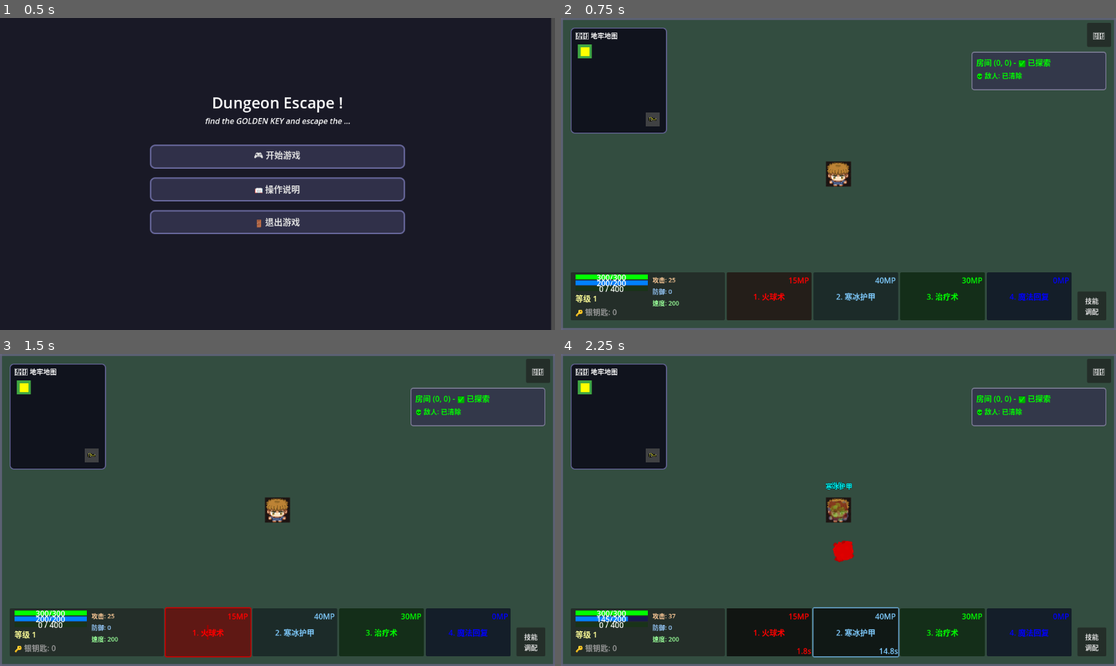
Above: before the commit, frames 1-4 (two rows, left to right).
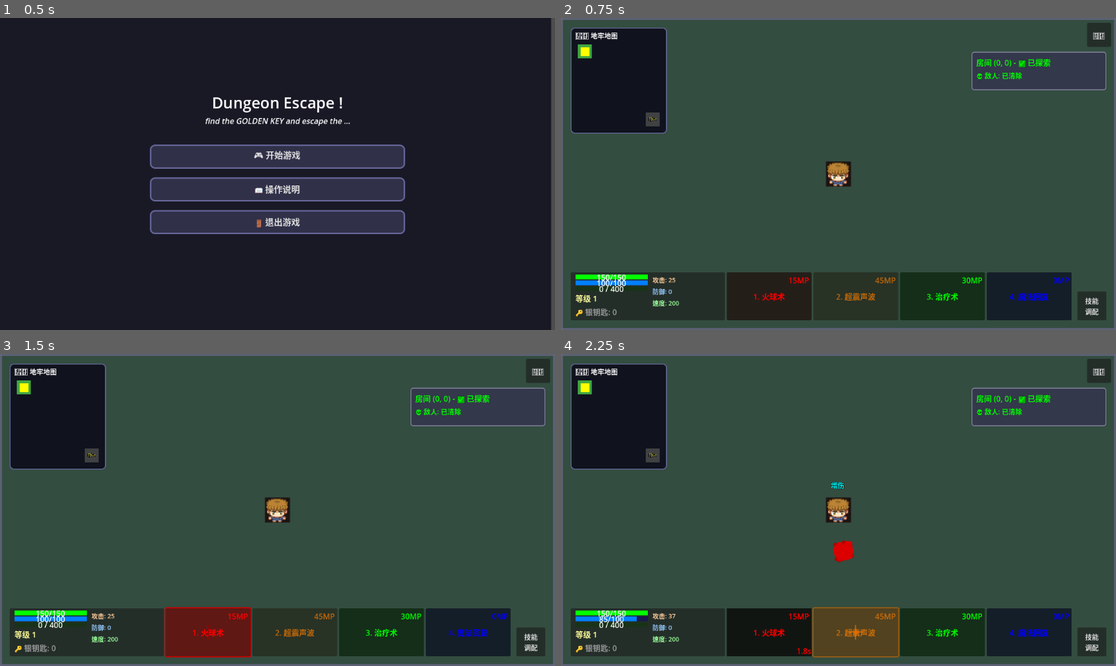
Above: after the commit, the same moments.

Repository: BXy213/Dungeon
Game: Godot game, scene res://Scenes/MainScene.tscn
The game is run twice, just before and just after one commit, with the same random seed, the same clock (stepped at 60 frames per second) and the same inputs.
Inputs:
- Up to frame 1 (0.5 s): no input
- Up to frame 2 (0.75 s): click "🎮 开始游戏" at 0.5 s
- Up to frame 3 (1.5 s): click "1. 火球术" at 1.25 s
- Up to frame 4 (2.25 s): click "2. 寒冰护甲" (after the commit: "2. 超震声波") at 2 s

Frame 1 is identical in both runs. In frame 2, 0.2% of the frame differs, in the area x 6-61%, y 82-91%; in frame 3, 0.2%; in frame 4, 3.0%, in the area x 6-61%, y 41-98%.

Commit message:
Update player and enemy attributes, enhance skill system: Modified initial skills for the player character, adjusted enemy attributes including health and speed, and refined skill cooldowns and effects for better gameplay balance. Implemented smart pathfinding for enemies to improve navigation and combat behavior.

Diff:
--- a/Scenes/Player.tscn
+++ b/Scenes/Player.tscn
@@ -21,7 +21,7 @@
 
 [node name="SkillManager" type="Node" parent="."]
 script = ExtResource("1_xhfnw")
-initial_skills = Array[String](["fireball", "frost_armor", "heal", "mana_restore"])
+initial_skills = Array[String](["fireball", "sonic_wave", "heal", "mana_restore"])
 
 [node name="Camera2D" type="Camera2D" parent="."]
 limit_left = -100
--- a/Scenes/SonicWaveSkill.tscn
+++ b/Scenes/SonicWaveSkill.tscn
@@ -3,8 +3,8 @@
 [ext_resource type="Script" uid="uid://uhv8vdyiwewf" path="res://scripts/SkillEffect.gd" id="1_kwv8v"]
 [ext_resource type="Texture2D" uid="uid://d1wsjkvkxu6jx" path="res://art/sonicwave.png" id="2_au5wt"]
 
-[sub_resource type="CircleShape2D" id="CircleShape2D_shockwave"]
-radius = 25.318
+[sub_resource type="RectangleShape2D" id="RectangleShape2D_sonicwave"]
+size = Vector2(54, 44)
 
 [node name="ShockwaveEffect" type="Area2D"]
 collision_layer = 8
@@ -12,7 +12,7 @@
 script = ExtResource("1_kwv8v")
 
 [node name="CollisionShape2D" type="CollisionShape2D" parent="."]
-shape = SubResource("CircleShape2D_shockwave")
+shape = SubResource("RectangleShape2D_sonicwave")
 
 [node name="Sprite2D" type="Sprite2D" parent="."]
 modulate = Color(0.3, 0.9, 0.9, 0.8)
--- a/scripts/EnemyCharacter.gd
+++ b/scripts/EnemyCharacter.gd
@@ -16,6 +16,12 @@
 # 敌人血条UI组件（通过代码创建，不使用@onready）
 var health_bar: Control = null
 var health_fill: ColorRect = null
+
+# 智能寻路配置
+var use_smart_pathfinding: bool = true  # 是否使用射线检测避障
+var avoidance_direction: Vector2 = Vector2.ZERO  # 当前避障方向
+var avoidance_timer: float = 0.0  # 避障方向保持时间
+var last_direction: Vector2 = Vector2.ZERO  # 上一帧的移动方向
 
 ## ========== 敌人信号 ==========
 
@@ -73,6 +79,102 @@
 func execute_chase_behavior() -> void:
 	"""执行追击行为（子类实现）"""
 	print("⚠️ execute_chase_behavior() 应该由子类实现")
+
+## ========== 智能寻路系统（射线检测避障） ==========
+
+func navigate_to_target(target_pos: Vector2) -> void:
+	"""智能移动到目标位置（使用射线检测避障，带平滑移动）"""
+	# 计算到目标的方向
+	var to_target = target_pos - global_position
+	var distance_to_target = to_target.length()
+	var direction = to_target.normalized()
+
+	# 减少避障计时器
+	if avoidance_timer > 0:
+		avoidance_timer -= get_physics_process_delta_time()
+
+	# 只在需要时重新计算避障方向（避免频繁切换）
+	if avoidance_timer <= 0:
+		# 使用射线检测检查是否有障碍物（提前检测，距离更远）
+		var detection_distance = min(distance_to_target, 150.0)  # 最多检测150像素
+		var detection_target = global_position + direction * detection_distance
+
+		var space_state = get_world_2d().direct_space_state
+		var query = PhysicsRayQueryParameters2D.create(global_position, detection_target)
+		query.collision_mask = 1  # 只检测障碍物层
+		query.exclude = [self]
+
+		var result = space_state.intersect_ray(query)
+
+		if result:
+			# 检测到障碍物，计算新的避障方向
+			var obstacle_pos = result.position
+			var to_obstacle = obstacle_pos - global_position
+
+			# 只有在障碍物比较近时才避障（距离小于80像素）
+			if to_obstacle.length() < 80.0:
+				# 计算绕路方向（左右两侧）
+				var perpendicular_left = Vector2(-direction.y, direction.x)
+				var perpendicular_right = Vector2(direction.y, -direction.x)
+
+				# 检测左右两侧哪边更通畅
+				var left_ray = PhysicsRayQueryParameters2D.create(
+					global_position,
+					global_position + perpendicular_left * 80
+				)
+				left_ray.collision_mask = 1
+				left_ray.exclude = [self]
+
+				var right_ray = PhysicsRayQueryParameters2D.create(
+					global_position,
+					global_position + perpendicular_right * 80
+				)
+				right_ray.collision_mask = 1
+				right_ray.exclude = [self]
+
+				var left_result = space_state.intersect_ray(left_ray)
+				var right_result = space_state.intersect_ray(right_ray)
+
+				# 选择更通畅的一侧
+				if not left_result and not right_result:
+					# 两侧都通畅，选择更靠近目标的一侧
+					var left_to_target = (target_pos - (global_position + perpendicular_left * 40)).length()
+					var right_to_target = (target_pos - (global_position + perpendicular_right * 40)).length()
+					avoidance_direction = perpendicular_left if left_to_target < right_to_target else perpendicular_right
+				elif not left_result:
+					avoidance_direction = perpendicular_left
+				elif not right_result:
+					avoidance_direction = perpendicular_right
+				else:
+					# 两侧都有障碍，向远离障碍的方向移动
+					avoidance_direction = (global_position - obstacle_pos).normalized()
+
+				# 设置避障计时器，在一段时间内保持这个方向（减少抖动）
+				avoidance_timer = 0.3  # 保持0.3秒
+			else:
+				# 障碍物还比较远，不需要避障
+				avoidance_direction = Vector2.ZERO
+				avoidance_timer = 0.1
+		else:
+			# 没有障碍物，重置避障方向
+			avoidance_direction = Vector2.ZERO
+			avoidance_timer = 0.1
+
+	# 计算最终方向
+	var final_direction = direction
+	if avoidance_direction != Vector2.ZERO:
+		# 混合避障方向和目标方向
+		final_direction = (avoidance_direction * 0.6 + direction * 0.4).normalized()
+
+	# 与上一帧方向插值，使移动更平滑
+	if last_direction != Vector2.ZERO:
+		final_direction = last_direction.lerp(final_direction, 0.3)  # 30%的插值，使转向更平滑
+
+	# 记录当前方向
+	last_direction = final_direction.normalized()
+
+	# 设置速度
+	velocity = final_direction * current_speed
 
 ## ========== 敌人通用移动系统 ==========
 
--- a/scripts/PlayerCharacter.gd
+++ b/scripts/PlayerCharacter.gd
@@ -34,10 +34,10 @@
 	is_controllable = true
 
 	# 玩家属性
-	max_health = 300
-	health = 300
-	max_mana = 200
-	mana = 200
+	max_health = 150
+	health = max_health
+	max_mana = 100
+	mana = max_mana
 	base_speed = 200.0
 	base_attack_damage = 25
 	attack_range = 400.0
@@ -247,7 +247,7 @@
 
 func get_required_experience_for_level(target_level: int) -> int:
 	"""获取升级所需经验值"""
-	return target_level * target_level * 100  # 简单的经验公式
+	return target_level * 200  # 简单的经验公式
 
 ## ========== 银钥匙管理 ==========
 
--- a/scripts/Room.gd
+++ b/scripts/Room.gd
@@ -148,8 +148,8 @@
 
 		# 计算障碍物的世界坐标（格子中心）
 		var world_pos = Vector2(
-			margin + grid_pos.x * grid_size + grid_size / 2,
-			margin + grid_pos.y * grid_size + grid_size / 2
+			margin + grid_pos.x * grid_size + grid_size / 2.0,
+			margin + grid_pos.y * grid_size + grid_size / 2.0
 		)
 
 		# 目前统一生成rock类型（保留类型系统以便将来扩展）
--- a/scripts/enemies/BomberEnemy.gd
+++ b/scripts/enemies/BomberEnemy.gd
@@ -6,13 +6,13 @@
 ## ========== 自爆兵特有属性 ==========
 
 # 爆炸相关
-var explosion_radius: float = 200.0  # 爆炸范围
+var explosion_radius: float = 100.0  # 爆炸范围
 var explosion_damage_multiplier: float = 2.0  # 爆炸伤害倍率（基于攻击力）
 var chase_speed_boost: float = 1.3  # 追击时速度提升
 
 # AI相关
 var current_target: Node = null
-var detection_range: float = 500.0
+var detection_range: float = 400.0
 var detonate_range: float = 80.0  # 引爆距离
 
 ## ========== 静态创建方法 ==========
@@ -33,7 +33,7 @@
 	character_name = "自爆兵"
 	max_health = 60  # 血量较低
 	health = max_health  # ✅ 修复：初始血量应等于最大血量
-	base_speed = 60.0  # 移速较快
+	base_speed = 55.0
 	base_attack_damage = 15  # 爆炸伤害会更高
 	attack_range = 80.0  # 近身引爆
 	attack_cooldown = 999.0  # 不使用普通攻击
@@ -237,8 +237,9 @@
 func execute_chase_behavior() -> void:
 	"""快速冲向目标"""
 	if current_target:
-		var direction = (current_target.global_position - global_position).normalized()
-		velocity = direction * current_speed * chase_speed_boost
+		# 使用智能寻路（带速度加成）
+		navigate_to_target(current_target.global_position)
+		velocity = velocity * chase_speed_boost  # 应用追击速度加成
 		move_and_slide()
 
 ## ========== 辅助方法 ==========
--- a/scripts/enemies/BossEnemy.gd
+++ b/scripts/enemies/BossEnemy.gd
@@ -31,7 +31,7 @@
 
 	# 设置BOSS属性
 	character_name = "BOSS"
-	max_health = 400
+	max_health = 500
 	health = max_health
 	base_speed = 50.0  # 移动较慢
 	base_attack_damage = 25
@@ -159,6 +159,9 @@
 			# 太远 - 慢慢接近
 			approach_target_slowly()
 
+		# 应用移动
+		move_and_slide()
+
 ## ========== 移动方法 ==========
 
 func approach_target_slowly() -> void:
@@ -276,37 +279,54 @@
 
 	print("👑 开始召唤小兵，当前房间: ", current_room.room_id)
 
-	# 召唤近战小兵
-	var melee_spawn_pos = current_room.get_valid_spawn_position(spawn_area)
-	var melee_soldier = current_room.create_enemy_by_type("melee_soldier")
-
-	if melee_soldier:
-		melee_soldier.position = melee_spawn_pos
-		current_room.enemies_container.add_child(melee_soldier)
+	# 召唤1个精英战士
+	var elite_spawn_pos = current_room.get_valid_spawn_position(spawn_area)
+	var elite_soldier = current_room.create_enemy_by_type("elite_soldier")
+
+	if elite_soldier:
+		elite_soldier.position = elite_spawn_pos
+		current_room.enemies_container.add_child(elite_soldier)
 		await get_tree().process_frame
 
-		current_room.enemies.append(melee_soldier)
-		melee_soldier.character_died.connect(current_room._on_enemy_character_died)
+		current_room.enemies.append(elite_soldier)
+		elite_soldier.character_died.connect(current_room._on_enemy_character_died)
 		current_room.alive_enemy_count += 1
 		current_room.enemy_count_changed.emit(current_room.room_id, current_room.alive_enemy_count)
 
-		print("    ✅ 召唤近战小兵完成")
-
-	# 召唤远程小兵
-	var ranged_spawn_pos = current_room.get_valid_spawn_position(spawn_area)
-	var ranged_soldier = current_room.create_enemy_by_type("ranged_soldier")
-
-	if ranged_soldier:
-		ranged_soldier.position = ranged_spawn_pos
-		current_room.enemies_container.add_child(ranged_soldier)
+		print("    ✅ 召唤精英战士完成")
+
+	# 召唤2个远程小兵
+	for i in range(2):
+		var ranged_spawn_pos = current_room.get_valid_spawn_position(spawn_area)
+		var ranged_soldier = current_room.create_enemy_by_type("ranged_soldier")
+
+		if ranged_soldier:
+			ranged_soldier.position = ranged_spawn_pos
+			current_room.enemies_container.add_child(ranged_soldier)
+			await get_tree().process_frame
+
+			current_room.enemies.append(ranged_soldier)
+			ranged_soldier.character_died.connect(current_room._on_enemy_character_died)
+			current_room.alive_enemy_count += 1
+			current_room.enemy_count_changed.emit(current_room.room_id, current_room.alive_enemy_count)
+
+			print("    ✅ 召唤远程小兵 #", i + 1, " 完成")
+
+	# 召唤1个分裂者
+	var splitter_spawn_pos = current_room.get_valid_spawn_position(spawn_area)
+	var splitter = current_room.create_enemy_by_type("splitter")
+
+	if splitter:
+		splitter.position = splitter_spawn_pos
+		current_room.enemies_container.add_child(splitter)
 		await get_tree().process_frame
 
-		current_room.enemies.append(ranged_soldier)
-		ranged_soldier.character_died.connect(current_room._on_enemy_character_died)
+		current_room.enemies.append(splitter)
+		splitter.character_died.connect(current_room._on_enemy_character_died)
 		current_room.alive_enemy_count += 1
 		current_room.enemy_count_changed.emit(current_room.room_id, current_room.alive_enemy_count)
 
-		print("    ✅ 召唤远程小兵完成")
+		print("    ✅ 召唤分裂者完成")
 
 	print("👑 召唤完成！当前房间敌人数: ", current_room.alive_enemy_count)
 
--- a/scripts/enemies/EliteEnemy.gd
+++ b/scripts/enemies/EliteEnemy.gd
@@ -152,8 +152,10 @@
 	# 预测目标0.3秒后的位置
 	var predicted_position = current_target.global_position + target_velocity * 0.3
 
-	# 以更快的速度冲向预测位置
-	move_towards(predicted_position, 1.1)
+	# 使用智能寻路追击预测位置（带速度加成）
+	navigate_to_target(predicted_position)
+	velocity = velocity * 1.1  # 应用速度加成
+	move_and_slide()
 
 ## ========== 攻击方法 ==========
 
--- a/scripts/enemies/HealerEnemy.gd
+++ b/scripts/enemies/HealerEnemy.gd
@@ -8,7 +8,7 @@
 # 治疗相关
 var heal_range: float = 300.0  # 治疗范围
 var heal_amount: int = 30  # 治疗量
-var heal_cooldown: float = 5.0  # 治疗冷却
+var heal_cooldown: float = 4.0  # 治疗冷却
 var heal_timer: Timer = null
 var can_heal: bool = true
 
--- a/scripts/enemies/MeleeEnemy.gd
+++ b/scripts/enemies/MeleeEnemy.gd
@@ -8,7 +8,7 @@
 # AI行为属性
 var current_target: Node = null
 var detection_range: float = 400.0
-var lose_target_distance: float = 300.0
+var lose_target_distance: float = 400.0
 
 ## ========== 初始化方法 ==========
 
@@ -19,7 +19,7 @@
 	character_name = "近战小兵"
 	max_health = 100
 	health = max_health
-	base_speed = 70.0
+	base_speed = 55.0
 	base_attack_damage = 12
 	attack_range = 150.0
 	attack_cooldown = 1.8
@@ -126,9 +126,11 @@
 				# 攻击后稍微后退
 				var retreat_direction = (global_position - current_target.global_position).normalized()
 				move_towards(global_position + retreat_direction * 20, 0.5)
+				move_and_slide()
 		else:
-			# 不在攻击范围内 - 追击
-			move_towards(current_target.global_position, 1.0)
+			# 不在攻击范围内 - 使用智能寻路追击
+			navigate_to_target(current_target.global_position)
+			move_and_slide()
 
 ## ========== 攻击方法 ==========
 
--- a/scripts/enemies/RangedEnemy.gd
+++ b/scripts/enemies/RangedEnemy.gd
@@ -6,9 +6,9 @@
 ## ========== 远程小兵特有属性 ==========
 
 # 距离管理属性
-var preferred_distance: float = 120.0  # 偏好的攻击距离
-var min_distance: float = 80.0  # 最小保持距离
-var max_distance: float = 180.0  # 最大攻击距离
+var preferred_distance: float = 250.0  # 偏好的攻击距离
+var min_distance: float =100.0  # 最小保持距离
+var max_distance: float = 350.0  # 最大攻击距离
 
 # 游走移动属性
 var strafe_timer: float = 0.0
@@ -17,7 +17,7 @@
 # AI行为属性
 var current_target: Node = null
 var detection_range: float = 500.0
-var lose_target_distance: float = 400.0
+var lose_target_distance: float = 600.0
 
 ## ========== 初始化方法 ==========
 
@@ -28,7 +28,7 @@
 	character_name = "远程小兵"
 	max_health = 80
 	health = max_health
-	base_speed = 70.0
+	base_speed = 30.0
 	base_attack_damage = 10
 	attack_range = 500.0
 	attack_cooldown = 1.5
@@ -151,6 +151,9 @@
 			# 太远 - 接近
 			perform_approach_movement()
 
+		# 应用移动
+		move_and_slide()
+
 ## ========== 移动方法 ==========
 
 func perform_approach_movement() -> void:
--- a/scripts/enemies/SplitterEnemy.gd
+++ b/scripts/enemies/SplitterEnemy.gd
@@ -34,7 +34,7 @@
 		# 小型分裂体
 		character_name = "小分裂体"
 		max_health = 30
-		base_speed = 110.0
+		base_speed = 100.0
 		base_attack_damage = 8
 		attack_range = 120.0
 		attack_cooldown = 1.2
@@ -43,7 +43,7 @@
 		# 普通分裂体
 		character_name = "分裂体"
 		max_health = 100
-		base_speed = 85.0
+		base_speed = 50.0
 		base_attack_damage = 18
 		attack_range = 150.0
 		attack_cooldown = 2.0
@@ -296,8 +296,8 @@
 func execute_chase_behavior() -> void:
 	"""执行追击行为"""
 	if current_target:
-		var direction = (current_target.global_position - global_position).normalized()
-		velocity = direction * current_speed
+		# 使用智能寻路
+		navigate_to_target(current_target.global_position)
 		move_and_slide()
 
 func set_projectile_appearance(projectile: Node) -> void:
--- a/scripts/skills/BlinkSkill.gd
+++ b/scripts/skills/BlinkSkill.gd
@@ -12,8 +12,8 @@
 	# 设置技能属性
 	skill_id = "blink"
 	skill_name = "闪现"
-	cooldown = 15.0  # 较长CD
-	mana_cost = 40
+	cooldown = 10.0  # 较长CD
+	mana_cost = 30
 	max_range = blink_distance
 	skill_color = Color(0.8, 0.3, 1.0)  # 紫色
 	description = "瞬移到目标位置，最大距离300像素"
--- a/scripts/skills/FlameStormSkill.gd
+++ b/scripts/skills/FlameStormSkill.gd
@@ -19,7 +19,7 @@
 	# 设置技能属性
 	skill_id = "flame_storm"
 	skill_name = "烈焰风暴"
-	cooldown = 15.0
+	cooldown = 12.0
 	mana_cost = 70
 	max_range = 600.0
 	skill_radius = storm_radius
--- a/scripts/skills/FrostArmorSkill.gd
+++ b/scripts/skills/FrostArmorSkill.gd
@@ -4,7 +4,7 @@
 # ❄️ 寒冰护甲 - 自我buff，受击时减速攻击者（参考魔兽争霸/DOTA寒冰护甲）
 
 # 可配置参数
-@export var armor_duration: float = 10.0  # 护甲持续时间
+@export var armor_duration: float = 8.0  # 护甲持续时间
 @export var damage_reduction: float = 0.5  # 伤害减免（50%）
 @export var slow_duration: float = 2.0  # 攻击者减速持续时间
 @export var slow_strength: float = 0.4  # 攻击者减速强度（40%）
@@ -15,7 +15,7 @@
 	# 设置技能属性
 	skill_id = "frost_armor"
 	skill_name = "寒冰护甲"
-	cooldown = 15.0
+	cooldown = 12.0
 	mana_cost = 40
 	max_range = 0.0  # 自我施放
 	skill_color = Color(0.5, 0.8, 1.0)  # 冰蓝色
--- a/scripts/skills/HealSkill.gd
+++ b/scripts/skills/HealSkill.gd
@@ -13,7 +13,7 @@
 	# 设置技能属性
 	skill_id = "heal"
 	skill_name = "治疗术"
-	cooldown = 10.0
+	cooldown = 15.0
 	mana_cost = 30
 	max_range = 0.0  # 自动释放，无需选择目标
 	skill_color = Color.GREEN
--- a/scripts/skills/IceSpikeSkill.gd
+++ b/scripts/skills/IceSpikeSkill.gd
@@ -5,7 +5,7 @@
 
 # 可配置参数
 @export var damage_multiplier: float = 1.2  # 伤害倍率（基于玩家攻击力）
-@export var slow_strength: float = 0.5  # 减速强度（50%）
+@export var slow_strength: float = 0.7  # 减速强度（50%）
 @export var slow_duration: float = 3.0  # 减速持续时间
 @export var projectile_width: float = 0.0  # 弹道宽度（0表示使用默认圆形碰撞盒）
 
@@ -16,7 +16,7 @@
 	skill_id = "ice_spike"
 	skill_name = "冰锥术"
 	cooldown = 3.0
-	mana_cost = 20
+	mana_cost = 15
 	max_range = 0.0  # 无射程限制
 	skill_color = Color.CYAN
 	description = "发射冰锥，造成伤害并减速敌人3秒"
--- a/scripts/skills/ManaRestoreSkill.gd
+++ b/scripts/skills/ManaRestoreSkill.gd
@@ -13,7 +13,7 @@
 	# 设置技能属性
 	skill_id = "mana_restore"
 	skill_name = "魔法回复"
-	cooldown = 12.0
+	cooldown = 15.0
 	mana_cost = 0  # 不消耗魔法
 	max_range = 0.0
 	skill_color = Color.BLUE
--- a/scripts/skills/MeteorSkill.gd
+++ b/scripts/skills/MeteorSkill.gd
@@ -12,7 +12,7 @@
 	# 设置技能属性
 	skill_id = "meteor"
 	skill_name = "陨石术"
-	cooldown = 6.0
+	cooldown = 8.0
 	mana_cost = 40
 	max_range = 400.0  # 400像素射程限制
 	skill_radius = 150.0  # 150像素AOE范围
--- a/scripts/skills/ShockwaveSkill.gd
+++ b/scripts/skills/ShockwaveSkill.gd
@@ -7,7 +7,7 @@
 @export var damage_multiplier: float = 2.0  # 伤害倍率（基于玩家攻击力）
 @export var wave_speed: float = 400.0  # 波动速度
 @export var wave_distance: float = 800.0  # 波动距离
-@export var wave_width: float = 120.0  # 波动宽度
+@export var wave_width: float = 80.0  # 波动宽度
 
 func _init(p_player: Node = null, p_skill_manager: Node = null):
 	super._init(p_player, p_skill_manager)
@@ -15,7 +15,7 @@
 	# 设置技能属性
 	skill_id = "shockwave"
 	skill_name = "震荡波"
-	cooldown = 10.0
+	cooldown = 8.0
 	mana_cost = 60
 	max_range = 0.0  # 无射程限制
 	skill_color = Color(0.3, 0.9, 0.9)  # 青色
--- a/scripts/skills/SnipeSkill.gd
+++ b/scripts/skills/SnipeSkill.gd
@@ -12,8 +12,8 @@
 	# 设置技能属性
 	skill_id = "snipe"
 	skill_name = "精准射击"
-	cooldown = 3.5
-	mana_cost = 25
+	cooldown = 5
+	mana_cost = 30
 	max_range = 500.0
 	skill_color = Color.PURPLE
 	description = "精准射击敌人"
--- a/scripts/skills/SonicWaveSkill.gd
+++ b/scripts/skills/SonicWaveSkill.gd
@@ -8,9 +8,9 @@
 @export var slow_duration: float = 2.0  # 减速持续时间
 @export var slow_strength: float = 0.6  # 减速强度（60%减速）
 @export var knockback_distance: float = 50.0  # 击退距离
-@export var wave_speed: float = 300.0  # 声波速度
-@export var wave_distance: float = 200.0  # 声波飞行距离
-@export var wave_width: float = 80.0  # 声波宽度（垂直于发射方向）
+@export var wave_speed: float = 250.0  # 声波速度
+@export var wave_distance: float = 400.0  # 声波飞行距离
+@export var wave_width: float = 120.0  # 声波宽度（垂直于发射方向）
 
 func _init(p_player: Node = null, p_skill_manager: Node = null):
 	super._init(p_player, p_skill_manager)
@@ -29,7 +29,7 @@
 	"""重写父类方法，使用自定义的SonicWaveSkill场景"""
 	var effect = preload("res://Scenes/SonicWaveSkill.tscn").instantiate()
 	effect.global_position = position
-	effect.modulate = skill_color
+	effect.modulate = Color(1.0, 1.0, 1.0, 1.0)
 	effect.skill_type = effect_type
 	effect.source = player  # 设置技能来源为玩家
 
@@ -58,7 +58,6 @@
 	sonic_wave.max_distance = wave_distance
 	sonic_wave.skill_width = wave_width  # 设置技能宽度
 	sonic_wave.life_time = 4.0
-	sonic_wave.modulate = skill_color
 
 	# 设置命中时的减速buff
 	sonic_wave.on_hit_buff_type = BuffSystem.BuffType.SLOW
--- a/scripts/skills/SplitShotSkill.gd
+++ b/scripts/skills/SplitShotSkill.gd
@@ -14,7 +14,7 @@
 	# 设置技能属性
 	skill_id = "split_shot"
 	skill_name = "分裂箭"
-	cooldown = 8.0
+	cooldown = 7.0
 	mana_cost = 50
 	max_range = 0.0  # 无射程限制（自动选择目标）
 	skill_color = Color(0.9, 0.7, 0.2)  # 金色
--- a/scripts/skills/SwiftStrikeSkill.gd
+++ b/scripts/skills/SwiftStrikeSkill.gd
@@ -14,8 +14,8 @@
 	# 设置技能属性
 	skill_id = "swift_strike"
 	skill_name = "灵动迅捷"
-	cooldown = 15.0
-	mana_cost = 40
+	cooldown = 10.0
+	mana_cost = 35
 	max_range = 0.0  # 自动释放
 	skill_color = Color(1.0, 0.8, 0.2)  # 金黄色
 	description = "获得5秒加速和攻击强化"
--- a/scripts/skills/TornadoSkill.gd
+++ b/scripts/skills/TornadoSkill.gd
@@ -4,11 +4,11 @@
 # 🌪️ 强袭飓风 - 眩晕龙卷风
 
 # 可配置参数
-@export var damage_multiplier: float = 0.8  # 伤害倍率（基于玩家攻击力）
+@export var damage_multiplier: float = 0.6  # 伤害倍率（基于玩家攻击力）
 @export var stun_duration: float = 3.0  # 眩晕持续时间
 @export var tornado_speed: float = 300.0  # 龙卷风速度
 @export var tornado_distance: float = 600.0  # 龙卷风飞行距离
-@export var tornado_width: float = 150.0  # 龙卷风宽度（垂直于发射方向）
+@export var tornado_width: float = 120.0  # 龙卷风宽度（垂直于发射方向）
 
 func _init(p_player: Node = null, p_skill_manager: Node = null):
 	super._init(p_player, p_skill_manager)
@@ -16,11 +16,11 @@
 	# 设置技能属性
 	skill_id = "tornado"
 	skill_name = "强袭飓风"
-	cooldown = 12.0
+	cooldown = 8.0
 	mana_cost = 50
 	max_range = 0.0  # 无射程限制
 	skill_color = Color(0.7, 0.9, 1.0, 0.6)  # 淡蓝色半透明
-	description = "发射龙卷风，眩晕第一个敌人3秒"
+	description = "发射龙卷风，眩晕敌人3秒"
 	cast_type = SkillCastType.TARGET_GROUND
 
 func execute_skill_effect(target_position: Vector2, _target_node: Node) -> void:
--- a/scripts/skills/VoidPrisonSkill.gd
+++ b/scripts/skills/VoidPrisonSkill.gd
@@ -7,7 +7,7 @@
 @export var damage_multiplier: float = 1.5  # 伤害倍率（基于玩家攻击力）
 @export var prison_radius: float = 150.0  # 牢笼范围
 @export var stun_duration: float = 2.5  # 眩晕持续时间
-@export var delay: float = 0.8  # 延迟触发时间（给敌人反应时间）
+@export var delay: float = 0.5  # 延迟触发时间（给敌人反应时间）
 
 func _init(p_player: Node = null, p_skill_manager: Node = null):
 	super._init(p_player, p_skill_manager)
@@ -15,8 +15,8 @@
 	# 设置技能属性
 	skill_id = "void_prison"
 	skill_name = "虚空牢笼"
-	cooldown = 18.0
-	mana_cost = 70
+	cooldown = 10.0
+	mana_cost = 60
 	max_range = 600.0
 	skill_radius = prison_radius
 	skill_color = Color(0.5, 0.0, 0.8)  # 深紫色
Not shown, removed: scripts/skills/LightningSkill.gd.uid
